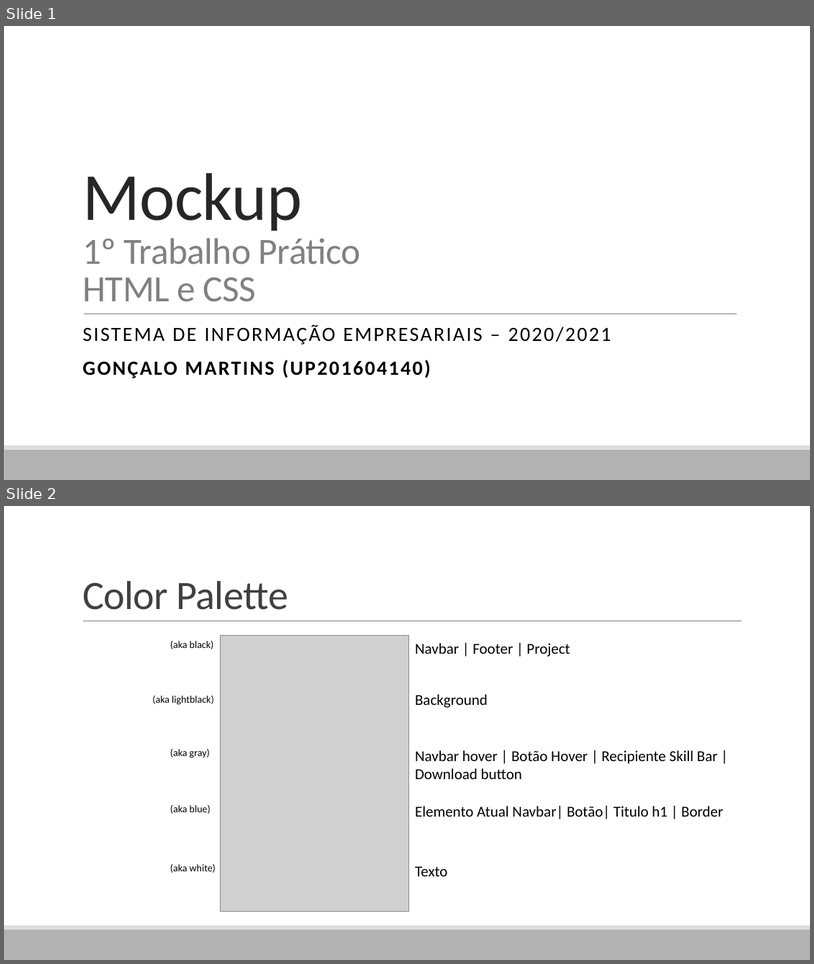
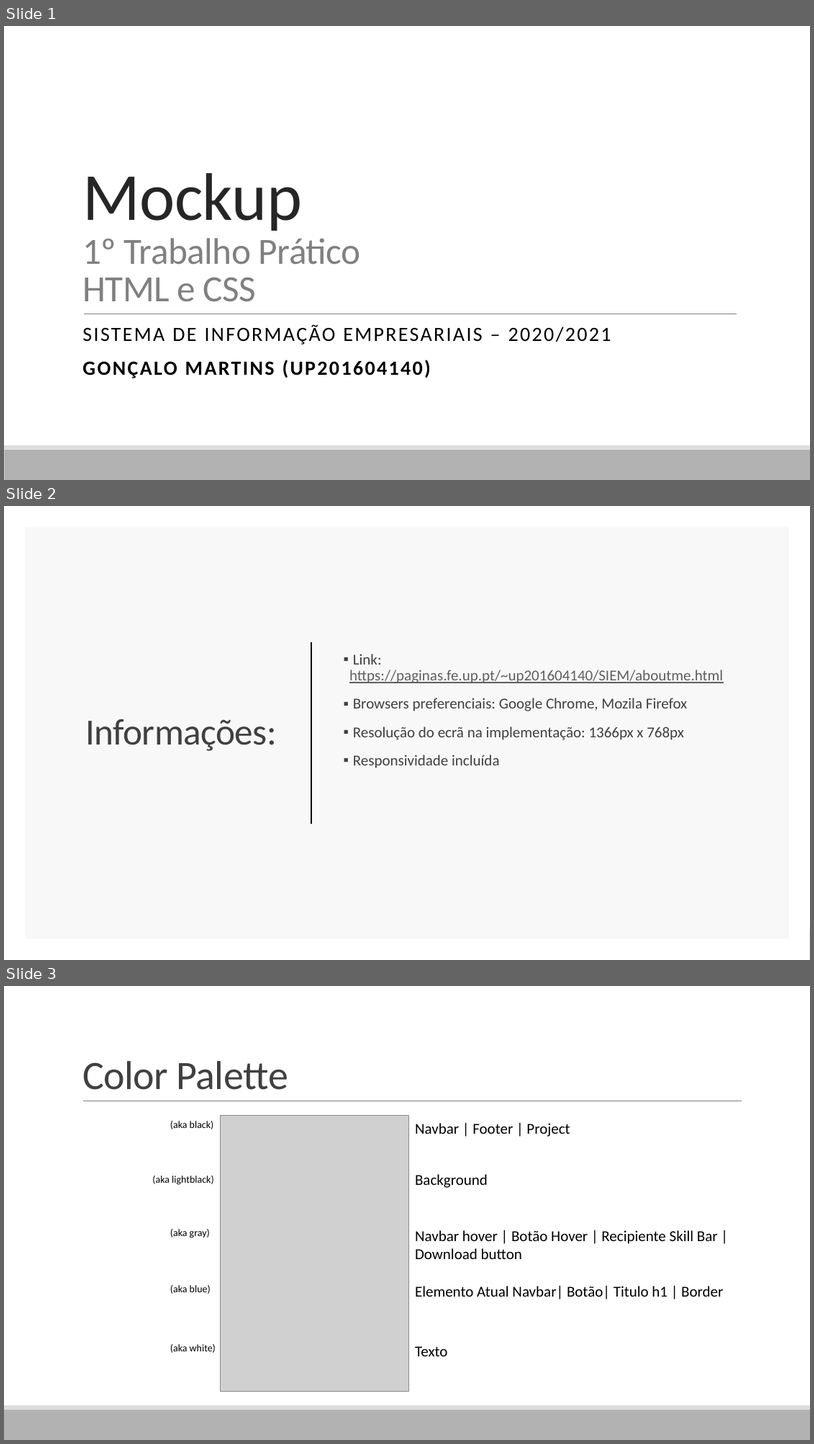
Before and after one commit to GoncaloMartins10/MyFirstHTML, a slide deck: dl/mockup.pptx. Shown one above the other, each under a label of ours: slides 1 and 2 before the commit, slides 1, 2 and 3 after it. The pictures are 814x964 and 814x1444 pixels, drawn with LibreOffice and Linux fonts; fonts in the diff are those of the drawing; grey boxes stand for pictures. Boxes give left, top, right and bottom in pixels: in the first picture for what was removed or moved away, otherwise in the second. Text is boxed around its words. In the diff, an @@ line names an element or a change of style, - is before the commit and + after.

```diff
--- a/dl/mockup.pptx
+++ b/dl/mockup.pptx
@@ slide 2 added at (4,506,810,960), background #FFFFFF; not listed: 2 template elements that a slide beside it also shows @@
@@ rectangle added at (4,506,810,960), fill #FFFFFF @@
@@ rectangle added at (25,527,790,939), fill #F8F8F8 @@
@@ line added from (312, 642) to (312, 824), #000000 1.5 pt @@
@@ text added at (350,654,723,768), 18 pt, text #404040 @@
+▪ Link: https://paginas.fe.up.pt/~up201604140/SIEM/aboutme.html
+▪ Browsers preferenciais: Google Chrome, Mozila Firefox
+▪ Resolução do ecrã na implementação: 1366px x 768px
+▪ Responsividade incluída
@@ title added at (85,719,277,751), 44 pt, text #404040 @@
+Informações:
@@ what was slide 2 is now slide 3 @@
```
Also in this commit, not shown: 2 other slides added, 2 other files.
